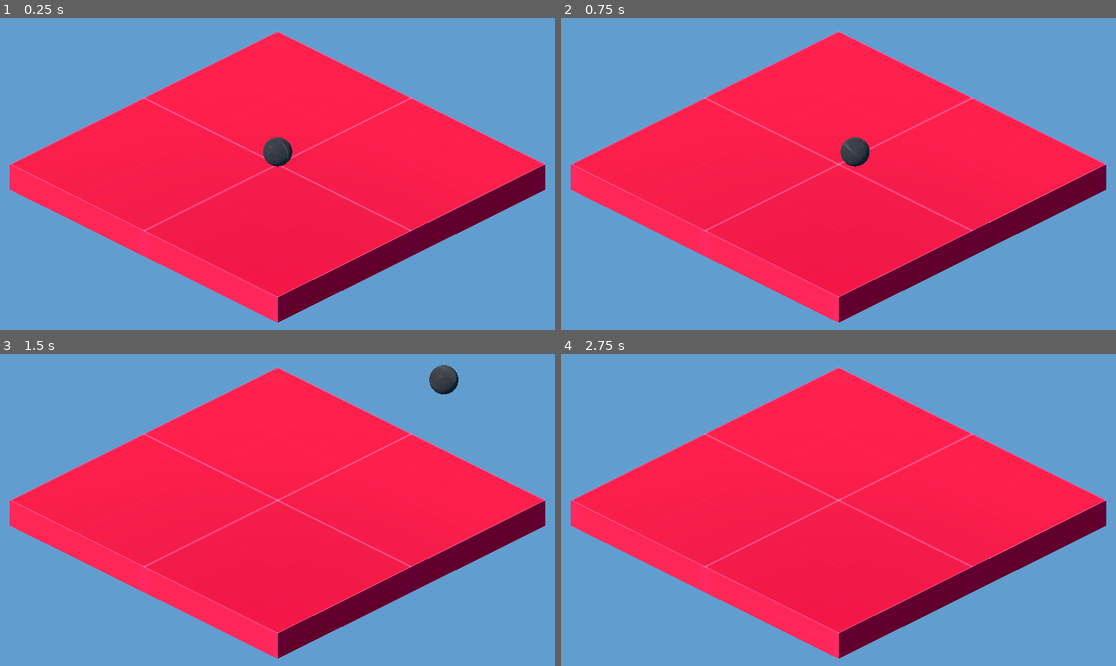
Above: before the commit, frames 1-4 (two rows, left to right).
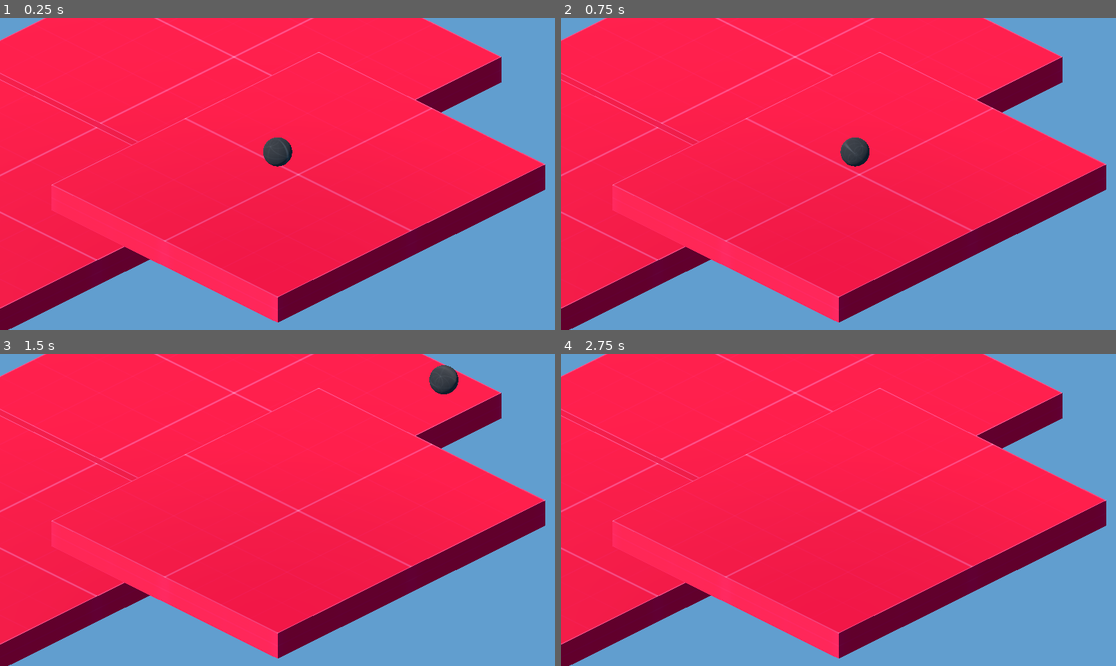
Above: after the commit, the same moments.

Repository: RandomPuddles/Game-Jam
Game: Godot game, scene res://Scenes/Main.tscn
Two runs of this game, one before a commit and one after it. Both use one fixed random seed, a clock stepped at 60 frames per second and the inputs below.
Inputs:
- Up to frame 1 (0.25 s): no input
- Up to frame 2 (0.75 s): tap Enter at 0.5 s; hold D (Right) from 0.53 s (still down); hold Shift (Boost) from 0.53 s (still down)
- Up to frame 3 (1.5 s): tap Space (Jump) at 0.77 s; release D (Right) at 1.28 s; release Shift (Boost) at 1.28 s; hold S (Backward) from 1.28 s (still down); tap Shift (Boost) at 1.35 s
- Up to frame 4 (2.75 s): tap Space (Jump) at 1.52 s; release S (Backward) at 2.03 s; hold D (Right) from 2.03 s (still down); hold Shift (Boost) from 2.03 s (still down)

The runs differ from the first frame. In frame 1, 28% of the frame differs, in the area x 0-91%, y 0-100%; in frame 2, 28%; in frame 3, 28%; in frame 4, 28%.

Commit message:
Added icey and bouncy floors

Diff:
--- a/game-jam/Code/marble.gd
+++ b/game-jam/Code/marble.gd
@@ -6,6 +6,10 @@
 @export var boost_multiple: float = 3.0
 var camera_3d : Camera3D
 @export var jump_force: float = 5.0
+@export var normal_friction: float = 3.15
+@export var ice_friction: float = 0.30
+@export var normal_bounce: float = 0.0
+@export var bounce: float = 20.0
 
 func _ready():
 	camera_3d = get_tree().current_scene.get_node("Camera3D")
@@ -37,5 +41,27 @@
 	if angular_velocity.length() > max_ang_speed:
 		angular_velocity = angular_velocity.normalized() * max_ang_speed
 
+	# lower friction if on object in group "Ice"
+	var on_ice: bool = false
+	var bodies2 = get_colliding_bodies()
+	for body in bodies2:
+		if body.is_in_group("Ice"):
+			on_ice = true
+	if on_ice:
+		physics_material_override.friction = ice_friction
+	else:
+		physics_material_override.friction = normal_friction
+
+	## raise marble's bounce if on object in group "Bounce"
+	#var on_bounce: bool = false
+	#var bodies3 = get
+	#for body in bodies3:
+		#if body.is_in_group("Bounce"):
+			#on_bounce = true
+	#if on_bounce:
+		#physics_material_override.bounce = bounce
+	#else:
+		#physics_material_override.bounce = normal_bounce
+
 func _exit_tree() -> void:
 	pass
--- a/game-jam/Scenes/IceFloor.tscn
+++ /dev/null
@@ -1,3 +0,0 @@
-[gd_scene format=3 uid="uid://cxs6rri1mt7rh"]
-
-[node name="Node3D" type="Node3D"]
--- a/game-jam/Scenes/Main.tscn
+++ b/game-jam/Scenes/Main.tscn
@@ -1,7 +1,8 @@
-[gd_scene load_steps=5 format=3 uid="uid://cbmchv2i7tqwa"]
+[gd_scene load_steps=7 format=3 uid="uid://cbmchv2i7tqwa"]
 
 [ext_resource type="Texture2D" uid="uid://ccmvlinbvdh24" path="res://Assets/kenney_prototype-textures/PNG/Red/texture_02.png" id="1_kln2b"]
 [ext_resource type="PackedScene" uid="uid://y4sh7ttbpw7h" path="res://Scenes/Marble.tscn" id="2_idj7w"]
+[ext_resource type="Script" uid="uid://cuiblagmhs3sg" path="res://Scenes/bounce_area_3d.gd" id="2_kln2b"]
 
 [sub_resource type="Environment" id="Environment_c1w88"]
 background_mode = 1
@@ -9,6 +10,9 @@
 
 [sub_resource type="StandardMaterial3D" id="StandardMaterial3D_v1gob"]
 albedo_texture = ExtResource("1_kln2b")
+
+[sub_resource type="BoxShape3D" id="BoxShape3D_idj7w"]
+size = Vector3(12.934204, 0.81140137, 12.903931)
 
 [node name="Node3D" type="Node3D"]
 
@@ -24,7 +28,26 @@
 size = 10.71
 
 [node name="Floor" type="CSGBox3D" parent="."]
-transform = Transform3D(1, 0, 0, 0, 1, 0, 0, 0, 1, 0, -0.5, 0)
+transform = Transform3D(1, 0, 0, 0, 1, 0, 0, 0, 1, 0, -0.5, 1)
+material_override = SubResource("StandardMaterial3D_v1gob")
+use_collision = true
+size = Vector3(13, 1, 11)
+
+[node name="Bouncy_Floor" type="CSGBox3D" parent="."]
+transform = Transform3D(1, 0, 0, 0, 1, 0, 0, 0, 1, -7.2220783, -2.0001683, -8.048067)
+material_override = SubResource("StandardMaterial3D_v1gob")
+use_collision = true
+size = Vector3(13, 1, 13)
+
+[node name="Area3D" type="Area3D" parent="Bouncy_Floor" groups=["Bounce"]]
+script = ExtResource("2_kln2b")
+
+[node name="CollisionShape3D" type="CollisionShape3D" parent="Bouncy_Floor/Area3D"]
+transform = Transform3D(1, 0, 0, 0, 1, 0, 0, 0, 1, -0.026062012, 0.48413873, -0.02166748)
+shape = SubResource("BoxShape3D_idj7w")
+
+[node name="Icey_Floor" type="CSGBox3D" parent="." groups=["Ice"]]
+transform = Transform3D(1, 0, 0, 0, 1, 0, 0, 0, 1, 6.0311594, -1.9925857, -8.150128)
 material_override = SubResource("StandardMaterial3D_v1gob")
 use_collision = true
 size = Vector3(13, 1, 13)
--- a/game-jam/Scenes/Marble.tscn
+++ b/game-jam/Scenes/Marble.tscn
@@ -21,7 +21,7 @@
 transform = Transform3D(1, 0, 0, 0, 1, 0, 0, 0, 1, 0, 0.5, 0)
 physics_material_override = SubResource("PhysicsMaterial_1q3qd")
 contact_monitor = true
-max_contacts_reported = 3
+max_contacts_reported = 10
 script = ExtResource("1_4ln81")
 
 [node name="CollisionShape3D" type="CollisionShape3D" parent="Marble"]
--- /dev/null
+++ b/game-jam/Scenes/bounce_area_3d.gd
@@ -0,0 +1,20 @@
+extends Area3D
+
+# Called when the node enters the scene tree for the first time.
+func _ready() -> void:
+	body_entered.connect(_on_body_entered)
+	body_exited.connect(_on_body_exited)
+
+
+# Called every frame. 'delta' is the elapsed time since the previous frame.
+func _process(_delta: float) -> void:
+	pass
+
+func _physics_process(_delta: float) -> void:
+	pass
+
+func _on_body_entered(body: Node3D):
+	body.physics_material_override.bounce = 20
+
+func _on_body_exited(body: Node3D):
+	body.physics_material_override.bounce = 0
Not shown, added: game-jam/Scenes/bounce_area_3d.gd.uid
